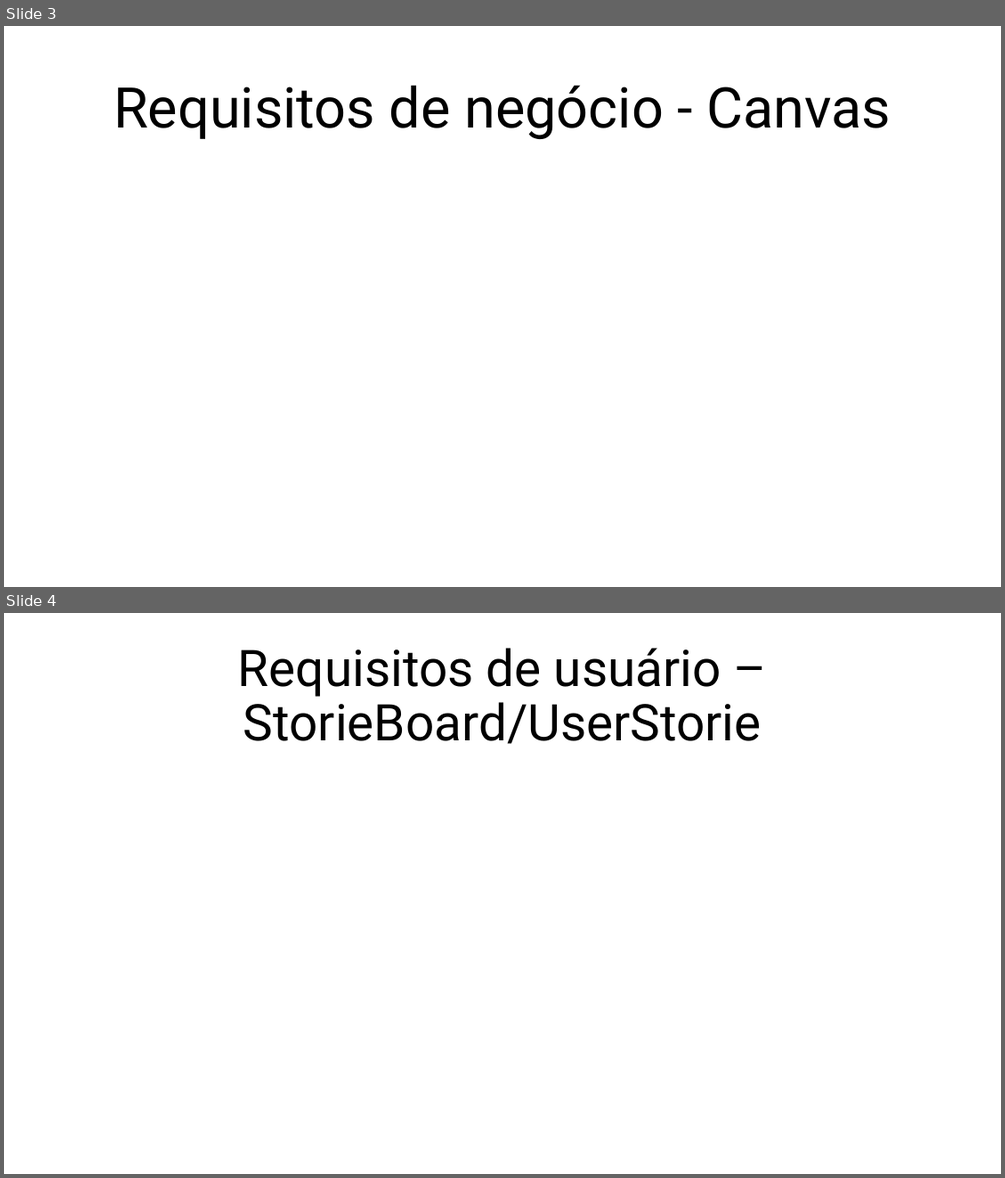
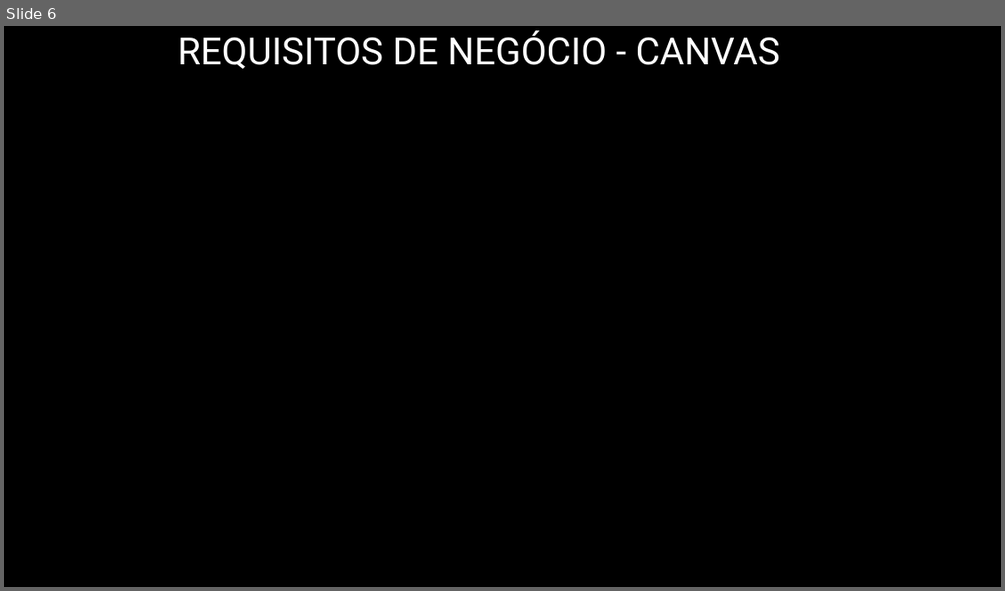
Before and after one commit to lucassilva68/ProjetoII, a slide deck: Documentação/Projeto Monitoramento.pptx. Shown one above the other, each under a label of ours: slides 3 and 4 before the commit, slide 6 after it. The pictures are 1005x1178 and 1005x591 pixels, drawn with LibreOffice and Linux fonts; fonts in the diff are those of the drawing; background and template pictures are left out. Boxes give left, top, right and bottom in pixels: in the first picture for what was removed or moved away, otherwise in the second. Text is boxed around its words. In the diff, an @@ line names an element or a change of style, - is before the commit and + after.

```diff
--- a/Documentação/Projeto Monitoramento.pptx
+++ b/Documentação/Projeto Monitoramento.pptx
@@ slide 4 removed at (4,613,1001,1174), background #FFFFFF @@
@@ title removed at (238,648,761,744) @@
-Requisitos de usuário – StorieBoard/UserStorie
@@ what was slide 3 is now slide 6 @@
@@ slide 6 changed as well @@
@@ background #FFFFFF to picture (left out) @@
@@ title at (178,30,780,69): text changed; size 54 to 36 pt; text colour #000000 to #FFFFFF @@
-Requisitos de negócio - Canvas
+REQUISITOS DE NEGÓCIO - CANVAS
```
Also in this commit, not shown: 3 other slides changed, 5 slides added.
